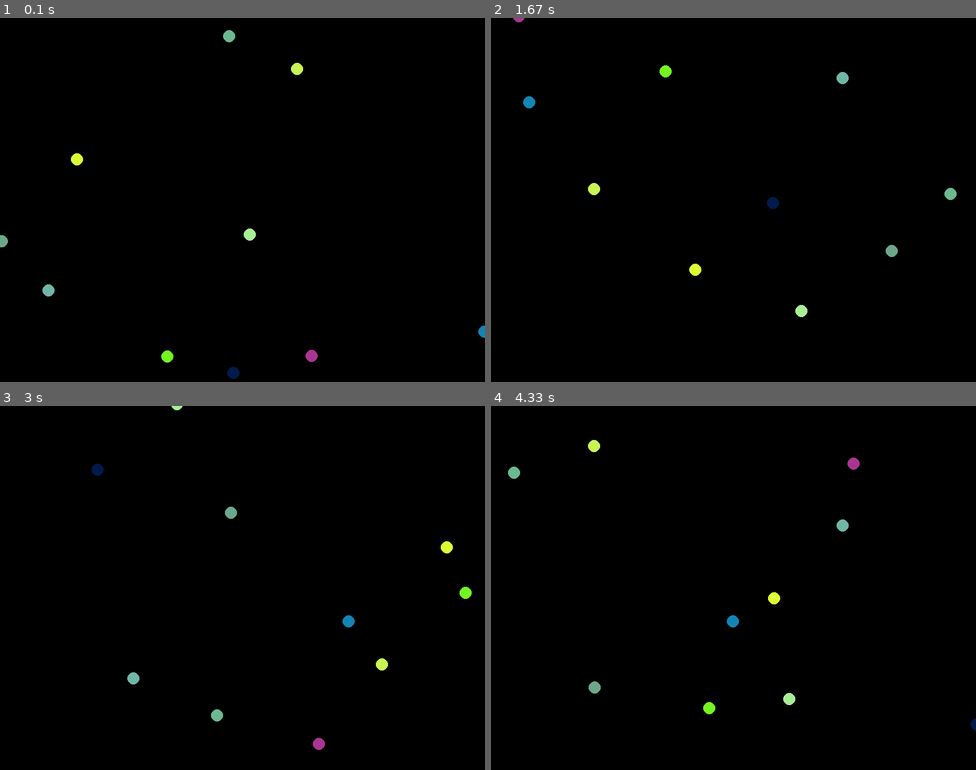
Above: before the commit, frames 1-4 (two rows, left to right).
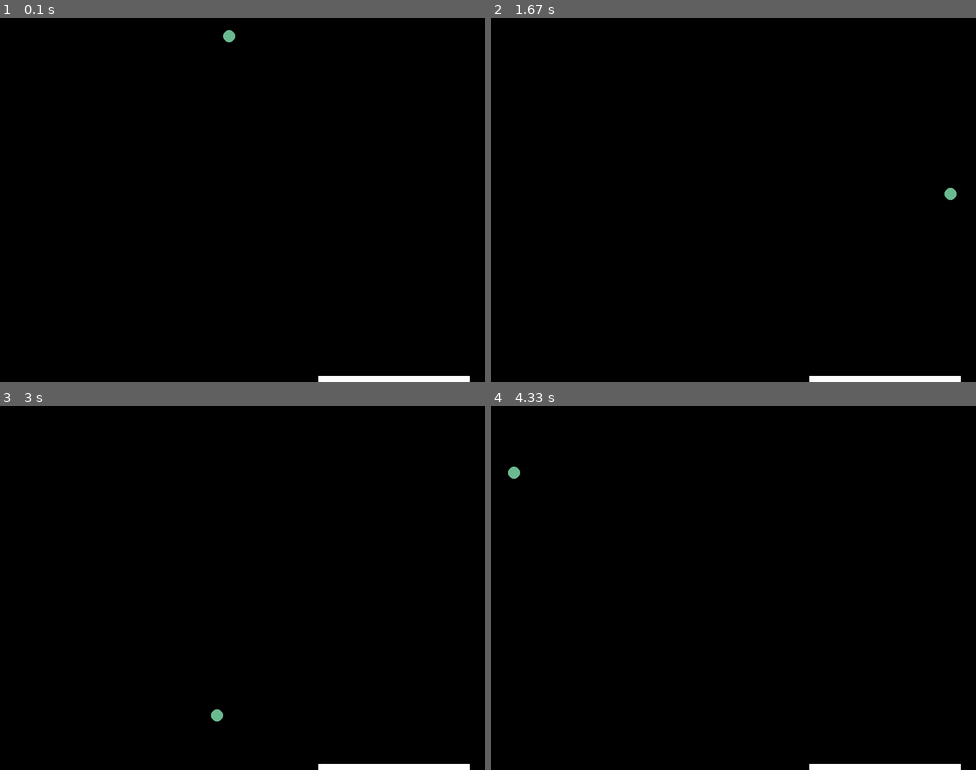
Above: after the commit, the same moments.

Repository: BZVII/pygames
Game: pygame game, started from ball.py
The game is run twice, just before and just after one commit, with the same random seed, the same clock (stepped at 60 frames per second) and the same inputs.
Inputs:
- Up to frame 1 (0.1 s): no input
- Up to frame 2 (1.67 s): no input
- Up to frame 3 (3 s): no input
- Up to frame 4 (4.33 s): no input

The runs differ from the first frame. In frame 1, 1.1% of the frame differs, in the area x 0-100%, y 12-100%; in frame 2, 1.1%; in frame 3, 1.1%; in frame 4, 1.1%, in the area x 20-100%, y 9-100%.

Commit message:
Posicion raqueta

Diff:
--- a/ball.py
+++ b/ball.py
@@ -36,24 +36,31 @@
         if self.x <=0 or self.x >=ANCHO:
             self.vx = -self.vx
 
-    '''
-        bola.dibujar(pantalla)
-        #pg.draw.circle(pantalla, bola.color, (bola.x, bola.y), 10)
-    '''
     def dibujar(self, lienzo):
         pg.draw.circle(lienzo, self.color, (self.x, self.y), self.radio)
 
 
+class Raqueta():
+    def __init__(self, x=0, y=0):
+        self.altura = 10
+        self.anchura = 250
+        self.color = (255, 255, 255)
+        self.x = (ANCHO + self.anchura) // 2
+        self.y = ALTO - self.altura
 
-bolas = []
-for _ in range(10):
-    bola = Bola(randint(0, ANCHO),
-                randint(0, ALTO),
-                randint(5, 10)*choice([-1, 1]),
-                randint(5, 10)*choice([-1, 1]),
-                (randint(0, 255), randint(0,255), randint(0,255)))
+    def dibujar(self, lienzo):
+        rect = pg.Rect(self.x, self.y, self.anchura, self.altura)
+        pg.draw.rect(lienzo, self.color, rect)
 
-    bolas.append(bola)
+
+
+bola = Bola(randint(0, ANCHO),
+            randint(0, ALTO),
+            randint(5, 10)*choice([-1, 1]),
+            randint(5, 10)*choice([-1, 1]),
+            (randint(0, 255), randint(0,255), randint(0,255)))
+
+raqueta = Raqueta()
 
 game_over = False
 while not game_over:
@@ -64,14 +71,12 @@
             game_over = True
 
     # Modificación de estado
-    for bola in bolas:
-        bola.actualizar()
+    bola.actualizar()
 
     # Gestión de la pantalla
     pantalla.fill(NEGRO)
-    for bola in bolas:
-        bola.dibujar(pantalla)
-        #pg.draw.circle(pantalla, bola.color, (bola.x, bola.y), 10)
+    bola.dibujar(pantalla)
+    raqueta.dibujar(pantalla)
 
 
     pg.display.flip()
